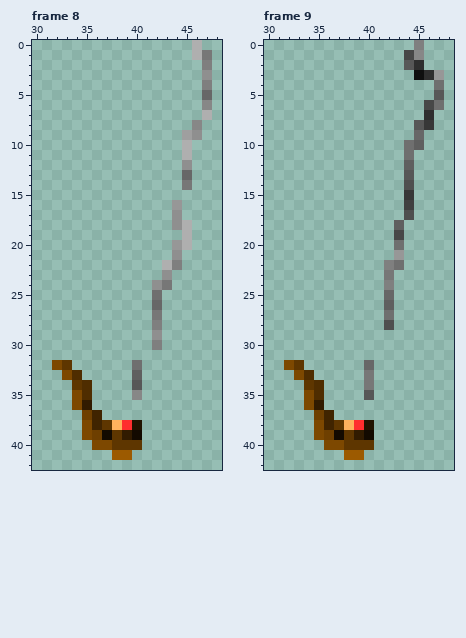
Two versions of one animated GIF sprite, the-pad/Mouth/smokingPipe2.gif. The first picture shows the starting point.
The file is 64x64 pixels, 10 frames. Colours within 5 levels of each other are drawn and written as one. Shown: frame 8: x 30..48, y 0..42; frame 9: x 30..48, y 0..42. The commit also changed other frames, which this record leaves out.
After:
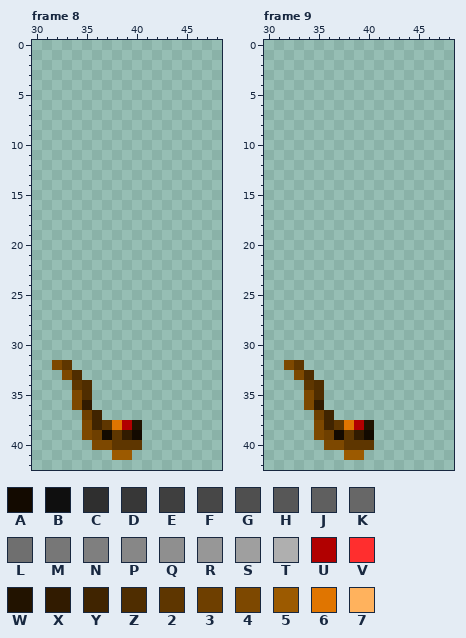
Palette (. is transparent): A #130a00  B #0f0f0f  C #2f2f2f  D #373737  E #3f3f3f  F #474747  G #4f4f4f  H #575757  J #5f5f5f  K #676767  L #6f6f6f  M #777777  N #7f7f7f  P #878787  Q #8f8f8f  R #979797  S #9f9f9f  T #afafaf  U #b10000  V #ff2e2e  W #221300  X #311b00  Y #402400  Z #4f2d00  2 #5e3600  3 #6e3f00  4 #7d4800  5 #9c5a00  6 #e07500  7 #ffb25d
From old to new:
Frame 8:
y 0: x 46 T -> .
y 1: x 46..47 TM -> ..
y 2: x 47 N -> .
y 3: x 47 Q -> .
y 4: x 47 N -> .
y 5: x 47 K -> .
y 6: x 47 P -> .
y 7: x 47 T -> .
y 8: x 46 P -> .
y 9: x 45..46 SQ -> ..
y 10..11: x 45 T -> .
y 12: x 45 Q -> .
y 13: x 45 K -> .
y 14: x 45 M -> .
y 16: x 44 R -> .
y 17: x 44 Q -> .
y 18: x 44..45 QT -> ..
y 19: x 45 T -> .
y 20: x 44..45 RT -> ..
y 21: x 44 Q -> .
y 22: x 43..44 TN -> ..
y 23: x 43 Q -> .
y 24: x 42..43 QM -> ..
y 25: x 42 L -> .
y 26: x 42 K -> .
y 27: x 42 M -> .
y 28: x 42 N -> .
y 29: x 42 Q -> .
y 30: x 42 N -> .
y 32: x 40 L -> .
y 33: x 40 J -> .
y 34: x 40 H -> .
y 35: x 40 P -> .
y 38: x 38..39 7V -> 6U
Frame 9:
y 0: x 45 N -> .
y 1: x 44..45 FP -> ..
y 2: x 44..45 HC -> ..
y 3: x 45..47 BCR -> ...
y 4: x 47 L -> .
y 5: x 47 H -> .
y 6: x 46..47 FL -> ..
y 7: x 46 C -> .
y 8: x 45..46 HD -> ..
y 9: x 45 K -> .
y 10: x 44..45 LJ -> ..
y 11: x 44 L -> .
y 12: x 44 J -> .
y 13: x 44 H -> .
y 14: x 44 G -> .
y 15: x 44 D -> .
y 16: x 44 E -> .
y 17: x 44 G -> .
y 18: x 43 J -> .
y 19: x 43 F -> .
y 20: x 43 L -> .
y 21: x 43 R -> .
y 22: x 42..43 NL -> ..
y 23: x 42 M -> .
y 24: x 42 N -> .
y 25: x 42 K -> .
y 26: x 42 J -> .
y 27: x 42 L -> .
y 28: x 42 G -> .
y 32: x 40 K -> .
y 33..34: x 40 M -> .
y 35: x 40 H -> .
y 38: x 38..39 7V -> 6U
Boxes around the changes in both pictures, in picture pixels (x1, y1, x2, y2):
changed: (112, 40, 212, 430)
changed: (344, 40, 444, 430)
